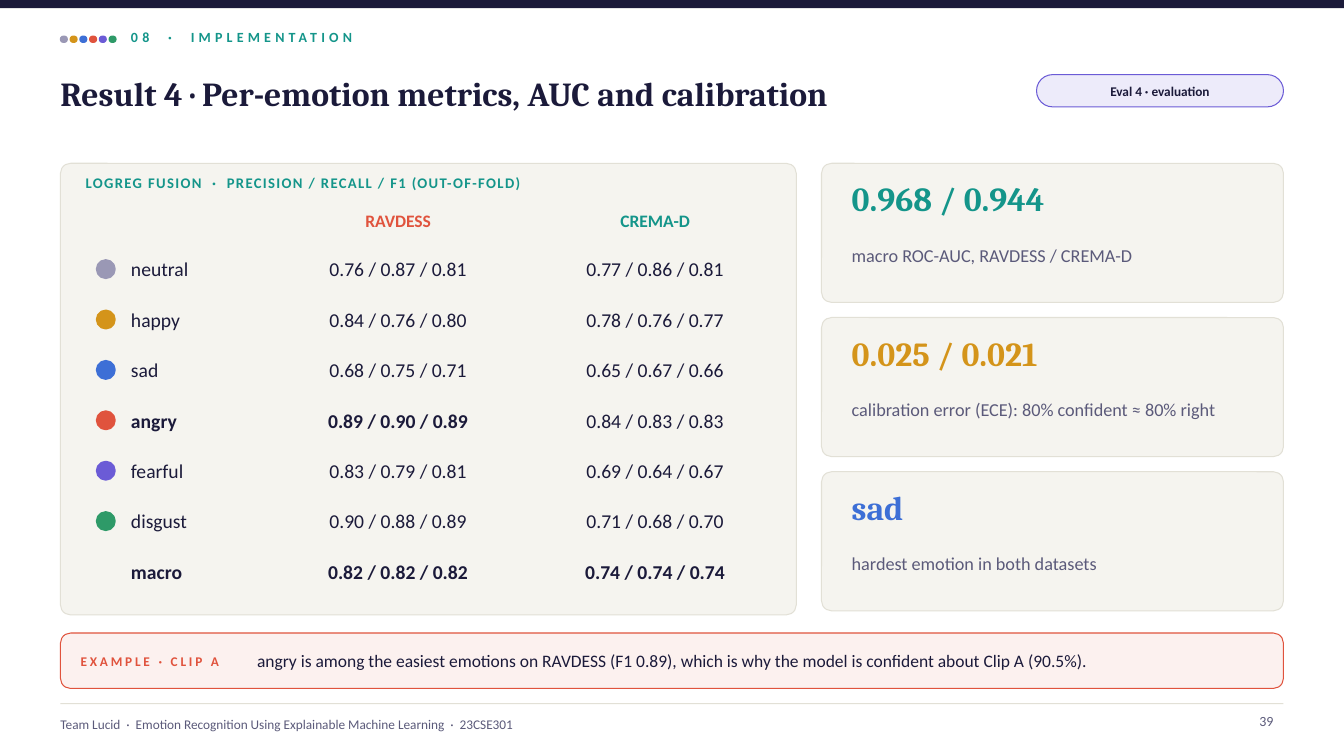
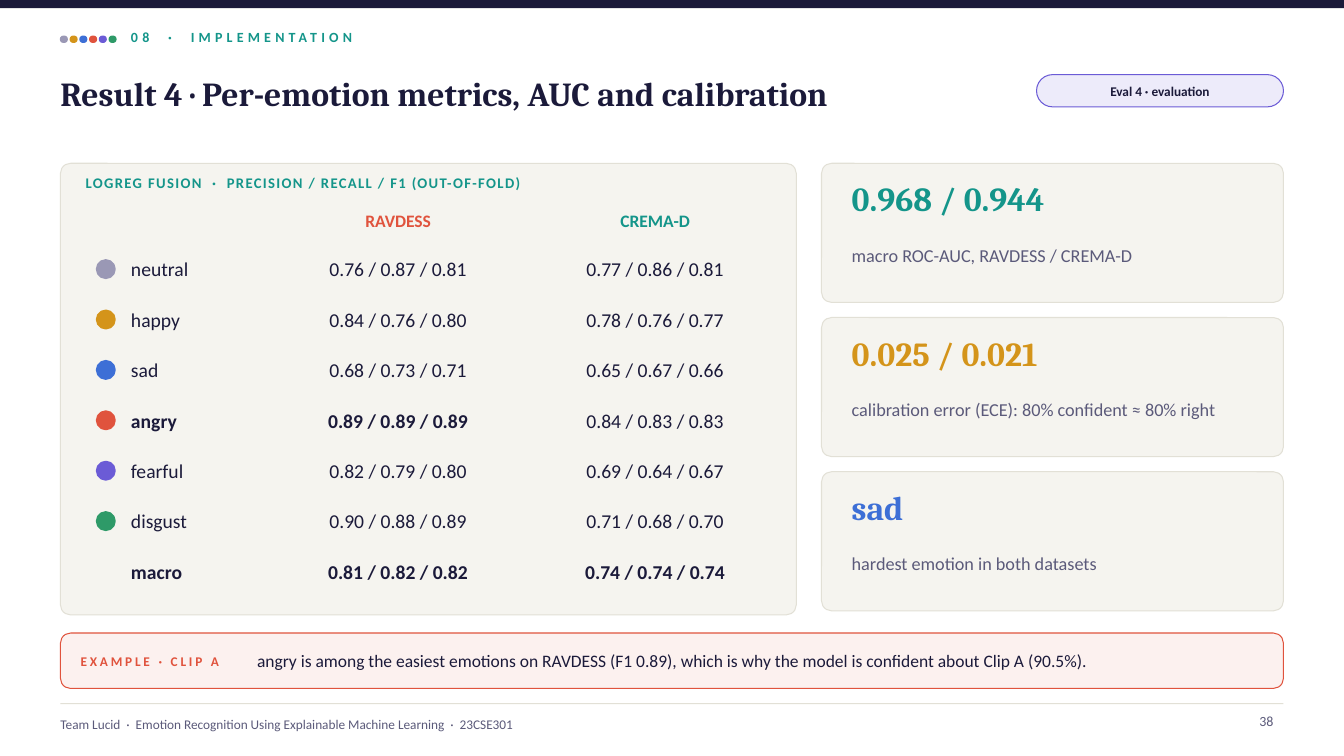
Before and after one commit to shreyashsp25/lucid-speech-emotion-xai, a slide deck: slide 38 of report/Lucid_Final_Review.pptx (slide 39 before the commit). Drawn at 1344x756 pixels with LibreOffice and Linux fonts; fonts in the diff are those of the drawing. Boxes give left, top, right and bottom in pixels: in the first picture for what was removed or moved away, otherwise in the second. Text is boxed around its words. In the diff, an @@ line names an element or a change of style, - is before the commit and + after.

```diff
--- a/report/Lucid_Final_Review.pptx
+++ b/report/Lucid_Final_Review.pptx
@@ text at [329,363,467,377]: text changed @@
-0.68 / 0.75 / 0.71
+0.68 / 0.73 / 0.71
@@ text at [328,414,468,428]: text changed @@
-0.89 / 0.90 / 0.89
+0.89 / 0.89 / 0.89
@@ text at [329,464,467,478]: text changed @@
-0.83 / 0.79 / 0.81
+0.82 / 0.79 / 0.80
@@ text at [328,565,468,579]: text changed @@
-0.82 / 0.82 / 0.82
+0.81 / 0.82 / 0.82
@@ page number at [1259,716,1273,726]: text changed @@
-39
+38
```
Also in this commit, not shown: 6 other slides changed, 1 slide removed, 1 other file.
